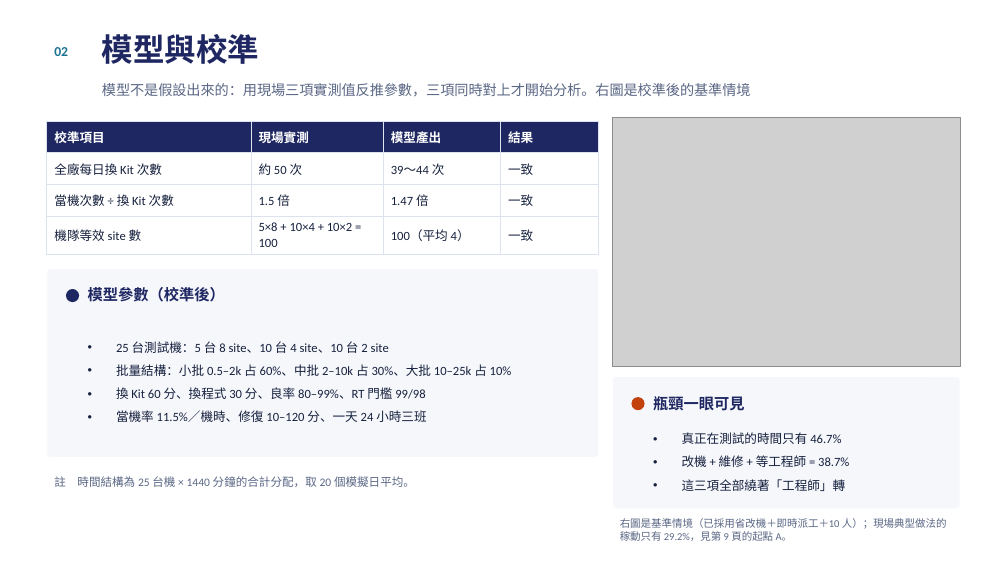
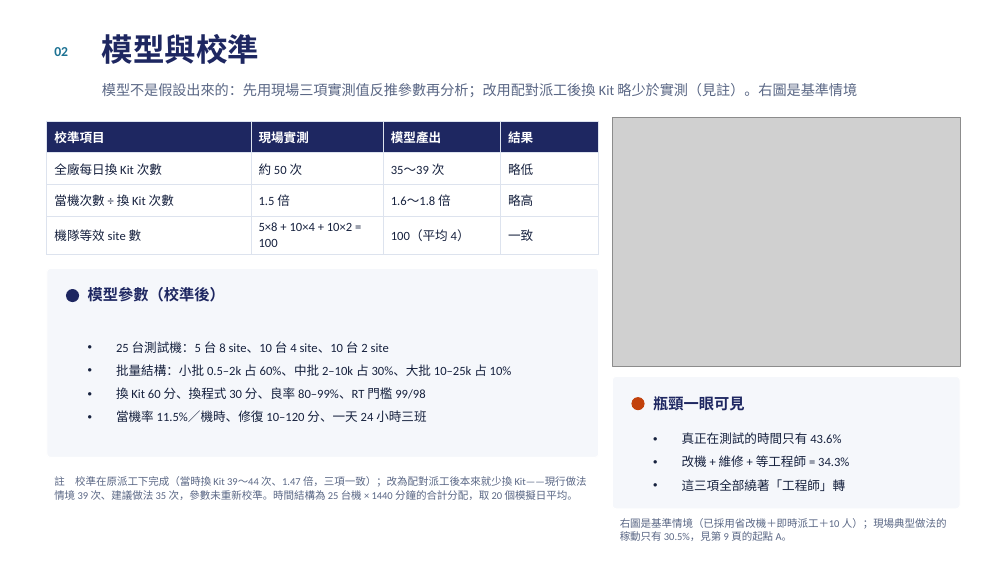
Before and after one commit to cnshow2025/my-factory, a slide deck: slide 3 of docs/測試排程分析報告.pptx. Drawn at 1008x567 pixels with LibreOffice and Linux fonts; fonts in the diff are those of the drawing; grey boxes stand for pictures. Boxes give left, top, right and bottom in pixels: in the first picture for what was removed or moved away, otherwise in the second. Text is boxed around its words. In the diff, an @@ line names an element or a change of style, - is before the commit and + after.

```diff
--- a/docs/測試排程分析報告.pptx
+++ b/docs/測試排程分析報告.pptx
@@ text at (102, 83, 857, 97): text changed @@
-模型不是假設出來的：用現場三項實測值反推參數，三項同時對上才開始分析。右圖是校準後的基準情境
+模型不是假設出來的：先用現場三項實測值反推參數再分析；改用配對派工後換 Kit 略少於實測（見註）。右圖是基準情境
@@ table at (47, 121, 599, 251) @@
-row 2, column 3: 39～44 次
+row 2, column 3: 35～39 次
-row 2, column 4: 一致
+row 2, column 4: 略低
-row 3, column 3: 1.47 倍
+row 3, column 3: 1.6～1.8 倍
-row 3, column 4: 一致
+row 3, column 4: 略高
@@ text at (682, 432, 849, 467): text changed @@
-• 真正在測試的時間只有 46.7%
-• 改機 + 維修 + 等工程師 = 38.7%
+• 真正在測試的時間只有 43.6%
+• 改機 + 維修 + 等工程師 = 34.3%
@@ text at (54, 476, 587, 500): text changed; size 11 to 10 pt @@
-註 時間結構為 25 台機 × 1440 分鐘的合計分配，取 20 個模擬日平均。
+註 校準在原派工下完成（當時換 Kit 39～44 次、1.47 倍，三項一致）；改為配對派工後本來就少換 Kit——現行做法情境 39 次、建議做法 35 次，參數未重新校準。時間結構為 25 台機 × 1440 分鐘的合計分配，取 20 個模擬日平均。
@@ text at (620, 518, 947, 541): text changed @@
-右圖是基準情境（已採用省改機＋即時派工＋10 人）；現場典型做法的稼動只有 29.2%，見第 9 頁的起點 A。
+右圖是基準情境（已採用省改機＋即時派工＋10 人）；現場典型做法的稼動只有 30.5%，見第 9 頁的起點 A。
```
Also in this commit, not shown: 10 other slides changed, 15 other files.
